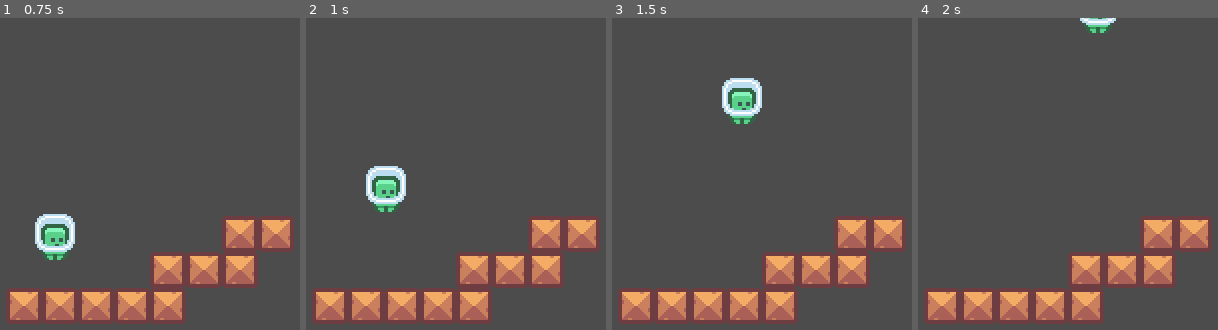
Above: before the commit, frames 1-4 (left to right).
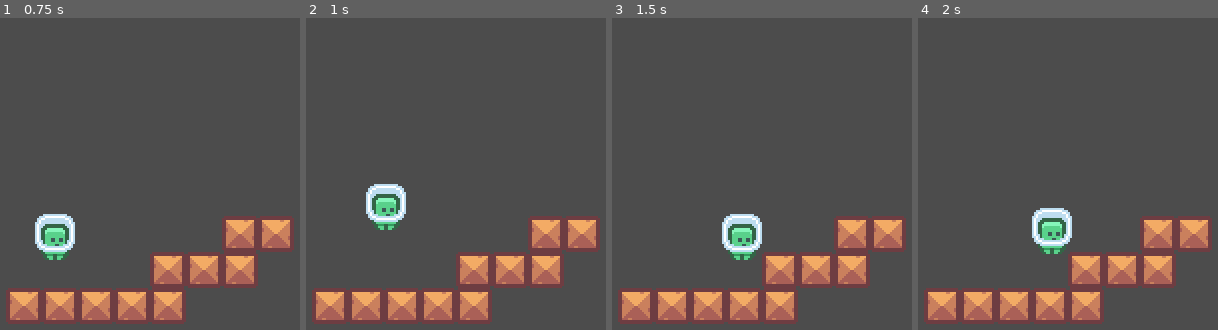
Above: after the commit, the same moments.

Repository: zmtprofile/Godot_Pixel_Platformer
Game: Godot game, scene res://WorldScenes/World.tscn
Two runs of this game, one before a commit and one after it. Both use one fixed random seed, a clock stepped at 60 frames per second and the inputs below.
Inputs:
- Up to frame 1 (0.75 s): tap Enter at 0.5 s; hold Right (ui_right) from 0.53 s (still down); tap Up (ui_up) at 0.6 s
- Up to frame 2 (1 s): keep holding Right (ui_right); tap Up (ui_up) at 0.77 s
- Up to frame 3 (1.5 s): keep holding Right (ui_right); tap Up (ui_up) at 1.07, 1.35 s
- Up to frame 4 (2 s): keep holding Right (ui_right); tap Up (ui_up) at 1.52, 1.82 s

Frame 1 is identical in both runs. In frame 2, 2.3% of the frame differs, in the area x 20-34%, y 47-68%; in frame 3, 3.3%, in the area x 36-50%, y 19-78%; in frame 4, 2.1%.

Commit message:
stop player from jumping mid air

Diff:
--- a/Player.gd
+++ b/Player.gd
@@ -9,15 +9,16 @@
 	apply_gravity()
 	var input = Vector2.ZERO
 	input.x = Input.get_action_strength("ui_right") - Input.get_action_strength("ui_left")
+
 	if input.x == 0:
 		apply_friction()
 	else:
 		apply_acceleration(input.x)
 
-	if Input.is_action_just_pressed("ui_up"):
+	if is_on_floor() and Input.is_action_just_pressed("ui_up"):
 		velocity.y = -120
 
-	velocity = move_and_slide(velocity)
+	velocity = move_and_slide(velocity, Vector2.UP)
 
 func apply_gravity():
 	velocity.y += 4
